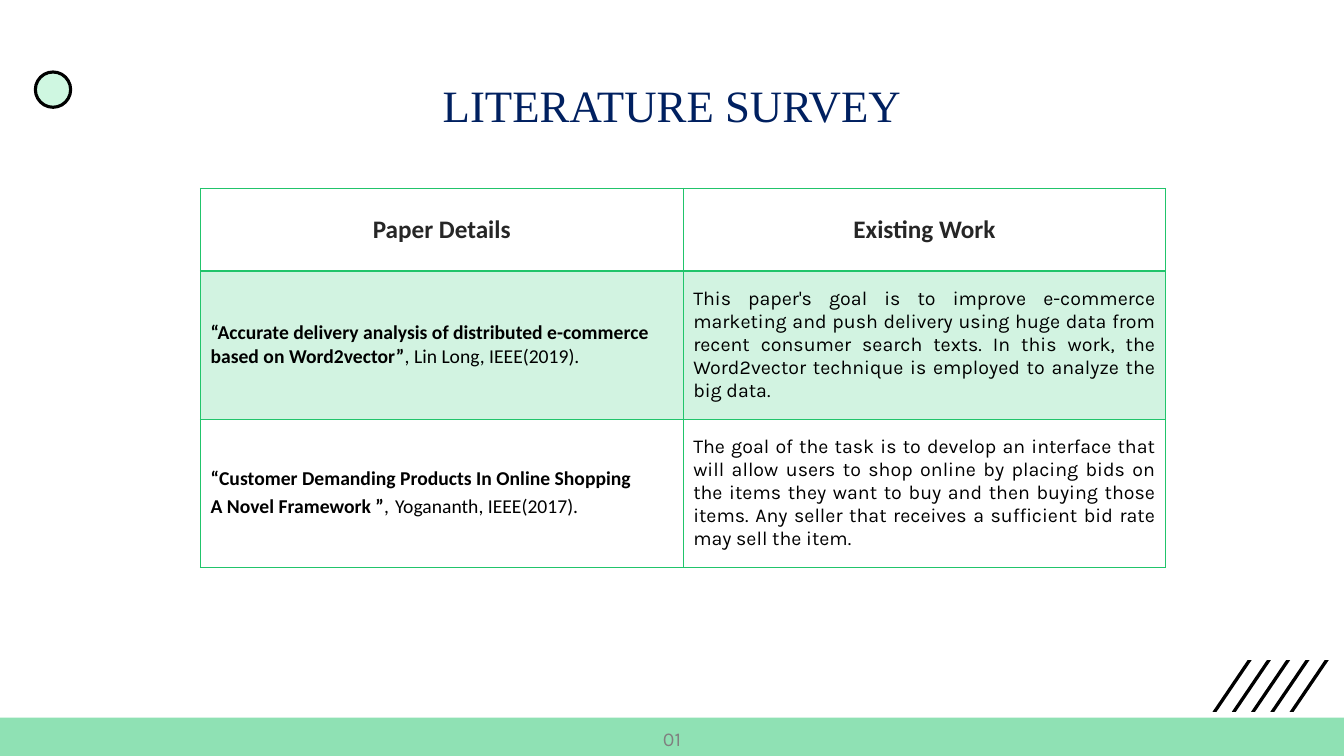
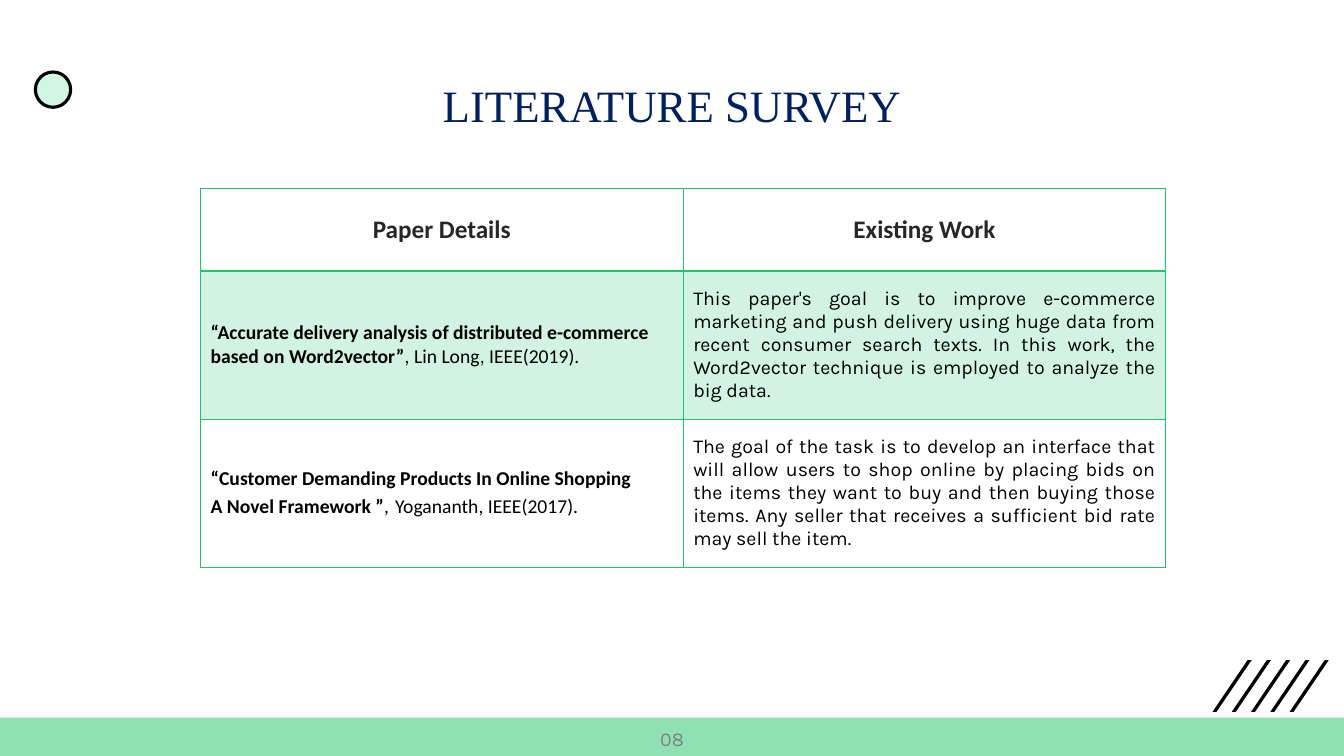
Before and after one commit to nikhilreddyh/StoresToDoor, a slide deck: slide 9 of PPTs/FirstReview.pptx (slide 3 before the commit). Drawn at 1344x756 pixels with LibreOffice and Linux fonts; fonts in the diff are those of the drawing. Boxes give left, top, right and bottom in pixels: in the first picture for what was removed or moved away, otherwise in the second. Text is boxed around its words. In the diff, an @@ line names an element or a change of style, - is before the commit and + after.

```diff
--- a/PPTs/FirstReview.pptx
+++ b/PPTs/FirstReview.pptx
@@ text at (660,733,684,746): text changed @@
-01
+08
```
Also in this commit, not shown: 10 other slides changed, 1 slide added, 19 other files.
